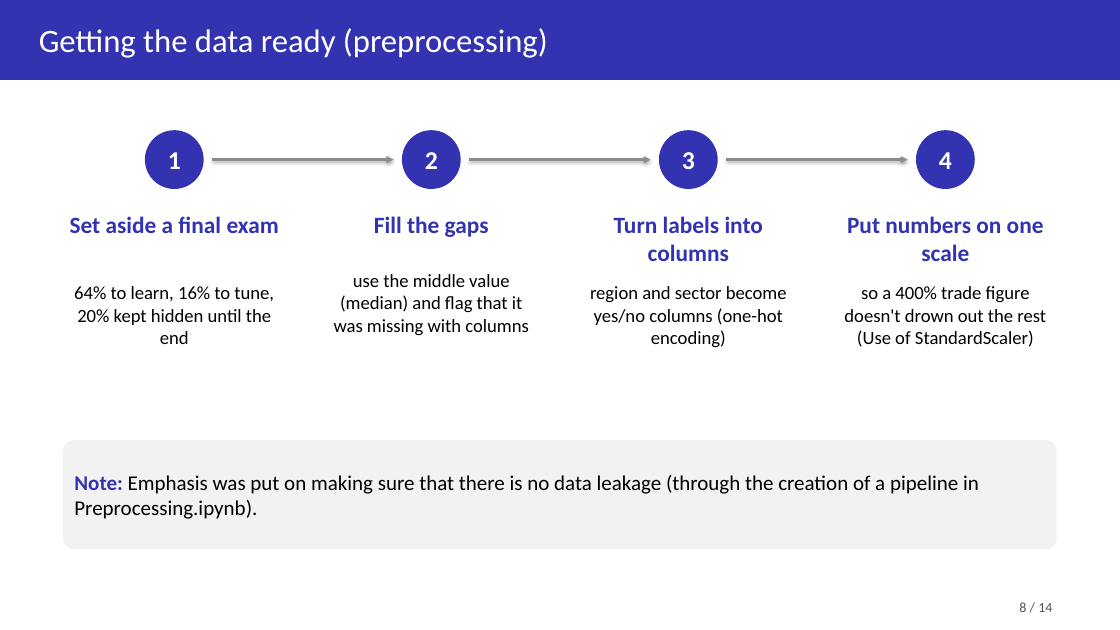
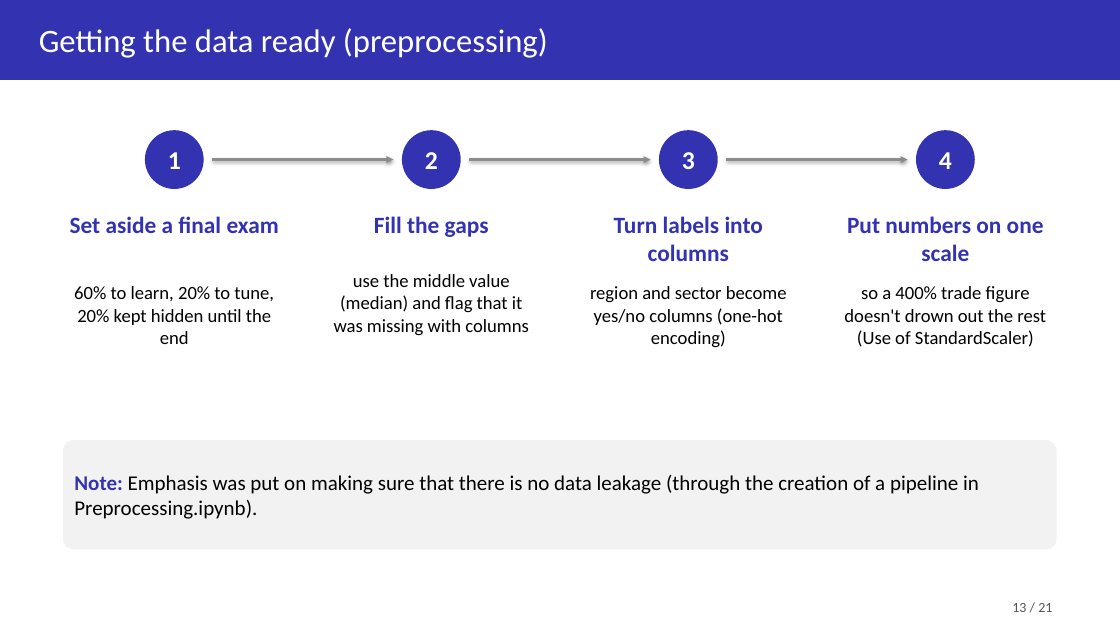
Before and after one commit to Soemon007/DS203_GroupProject, a slide deck: slide 13 of deliverables/DS203_Slides.pptx (slide 8 before the commit). Drawn at 1120x630 pixels with LibreOffice and Linux fonts; fonts in the diff are those of the drawing. Boxes give left, top, right and bottom in pixels: in the first picture for what was removed or moved away, otherwise in the second. Text is boxed around its words. In the diff, an @@ line names an element or a change of style, - is before the commit and + after.

```diff
--- a/deliverables/DS203_Slides.pptx
+++ b/deliverables/DS203_Slides.pptx
@@ text at (x1=74, y1=286, x2=274, y2=344): text changed @@
-64% to learn, 16% to tune, 20% kept hidden until the end
+60% to learn, 20% to tune, 20% kept hidden until the end
@@ text at (x1=1012, y1=603, x2=1052, y2=612): text changed @@
-8 / 14
+13 / 21
```
Also in this commit, not shown: 11 other slides changed, 7 slides added.
